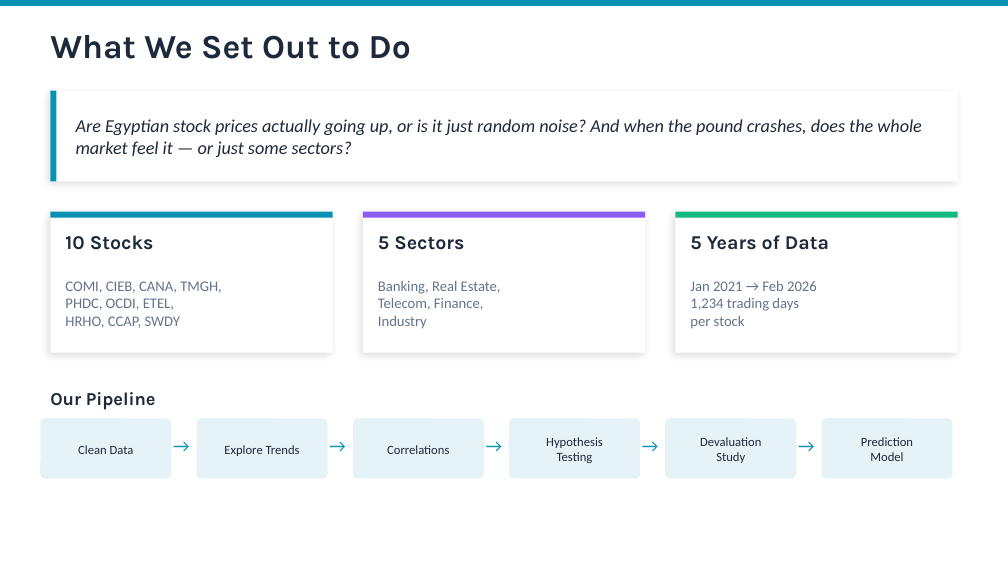
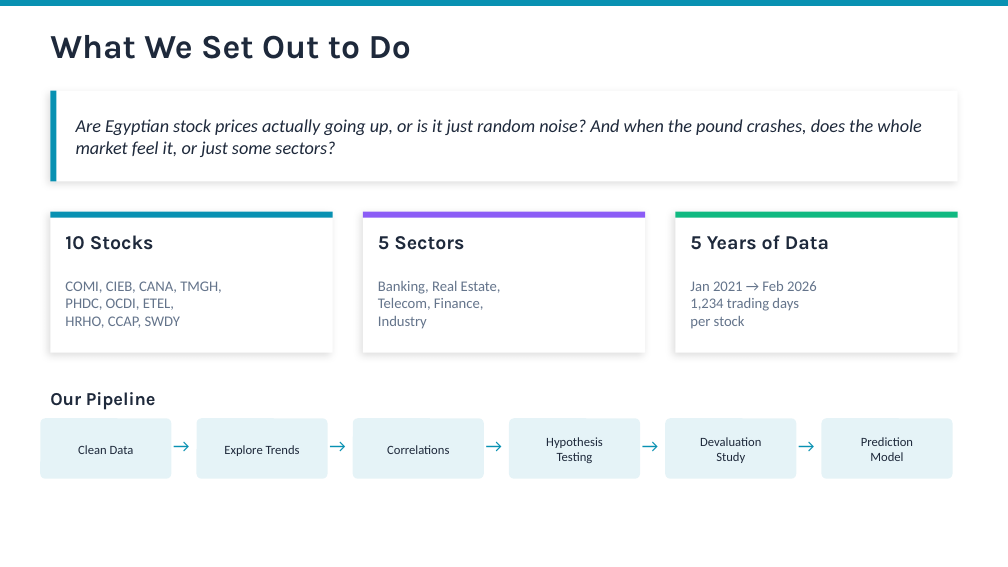
Before and after one commit to mohamedredasafan1/dataroom, a slide deck: slide 2 of EGX30_Presentation_Final.pptx. Drawn at 1008x567 pixels with LibreOffice and Linux fonts; fonts in the diff are those of the drawing. Boxes give left, top, right and bottom in pixels: in the first picture for what was removed or moved away, otherwise in the second. Text is boxed around its words. In the diff, an @@ line names an element or a change of style, - is before the commit and + after.

```diff
--- a/EGX30_Presentation_Final.pptx
+++ b/EGX30_Presentation_Final.pptx
@@ text at [76,119,921,157]: text changed @@
-Are Egyptian stock prices actually going up, or is it just random noise? And when the pound crashes, does the whole market feel it — or just some sectors?
+Are Egyptian stock prices actually going up, or is it just random noise? And when the pound crashes, does the whole market feel it, or just some sectors?
```
Also in this commit, not shown: 9 other slides changed.
